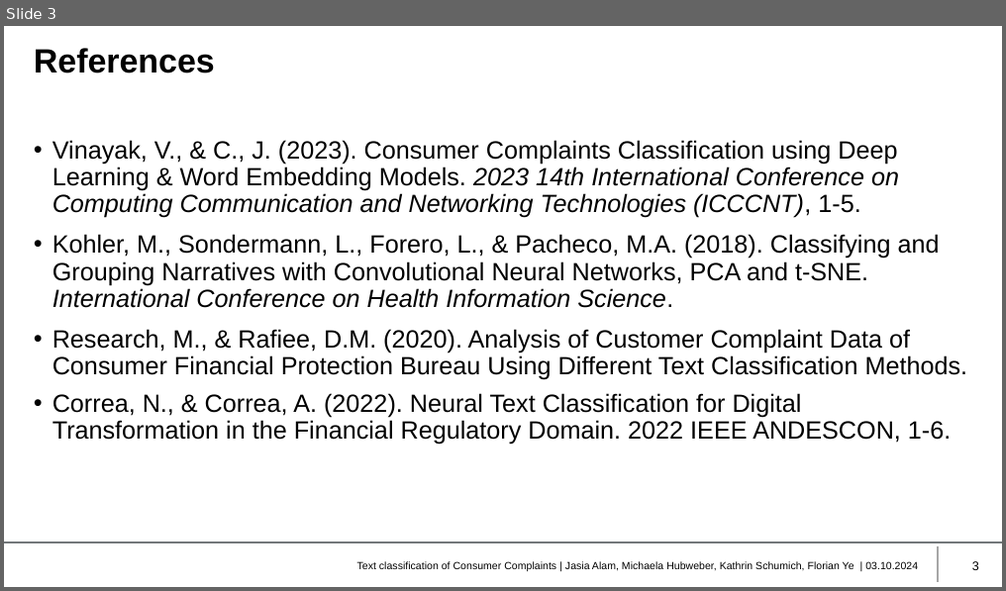
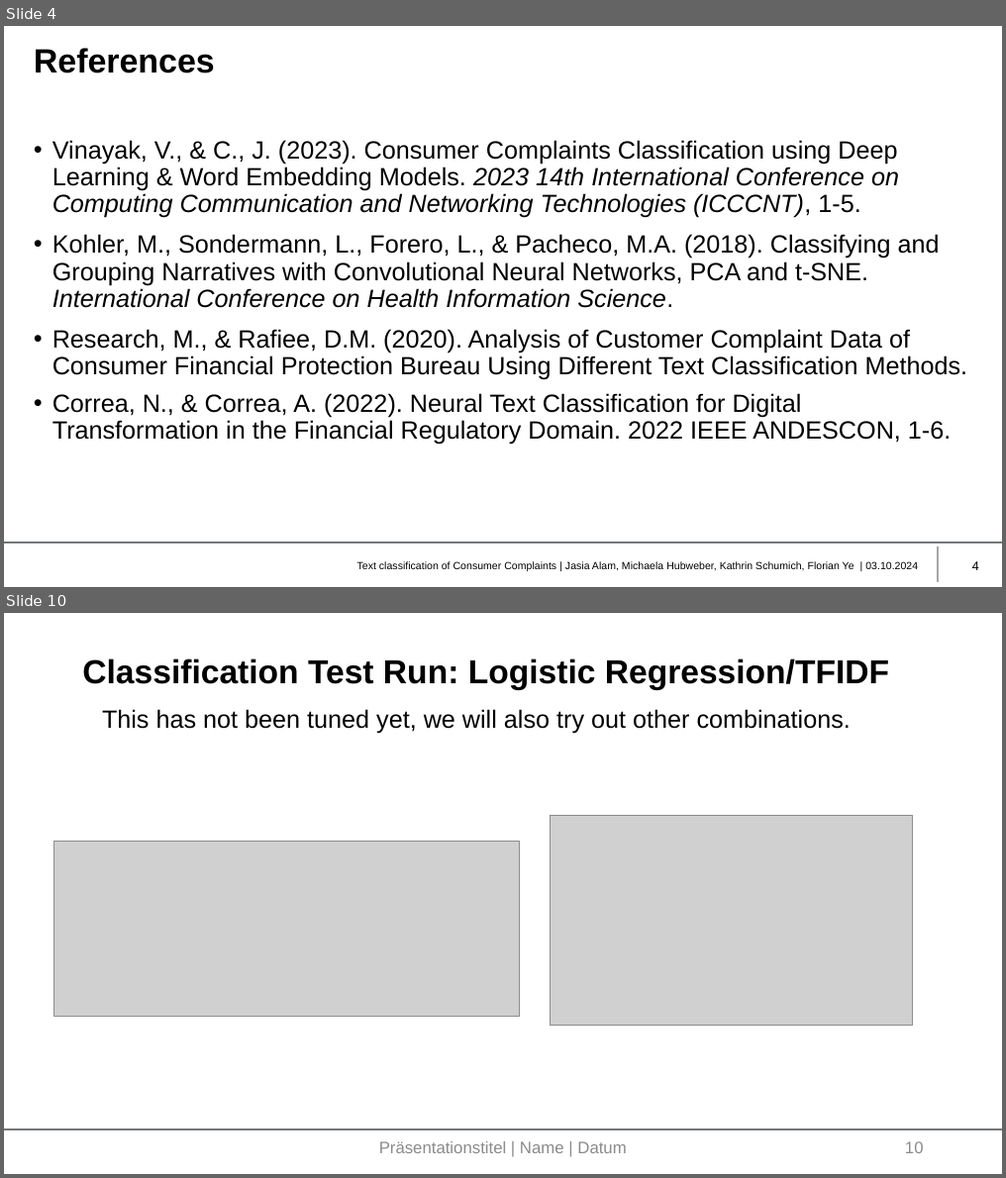
Before and after one commit to JasiaAlam/MDS_NLP, a slide deck: NLP2_Consumer_Complaint.pptx. Shown one above the other, each under a label of ours: slide 3 before the commit, slides 4 and 10 after it; the slides between them are not shown. The pictures are 1006x591 and 1006x1178 pixels, drawn with LibreOffice and Linux fonts; fonts in the diff are those of the drawing; grey boxes stand for pictures; background and template pictures are left out. Boxes give left, top, right and bottom in pixels: in the first picture for what was removed or moved away, otherwise in the second. Text is boxed around its words. In the diff, an @@ line names an element or a change of style, - is before the commit and + after.

```diff
--- a/NLP2_Consumer_Complaint.pptx
+++ b/NLP2_Consumer_Complaint.pptx
@@ slide 10 added at [4, 613, 1002, 1174], background #FFFFFF; not listed: 1 template element that a slide beside it also shows @@
@@ title added at [82, 659, 889, 690], 24 pt, text #000000, bold @@
+Classification Test Run: Logistic Regression/TFIDF
@@ text added at [102, 709, 850, 734], 18 pt, text #000000 @@
+This has not been tuned yet, we will also try out other combinations.
@@ picture added at [549, 816, 912, 1025] @@
@@ picture added at [54, 842, 520, 1017] @@
@@ text added at [379, 1142, 626, 1154], 12 pt, text #8C8C8C @@
+Präsentationstitel | Name | Datum
@@ page number added at [905, 1142, 924, 1154], 12 pt, text #8C8C8C @@
+10
@@ what was slide 3 is now slide 4 @@
@@ page number at [972, 562, 979, 570]: text changed @@
-3
+4
```
Also in this commit, not shown: 6 other slides added.
